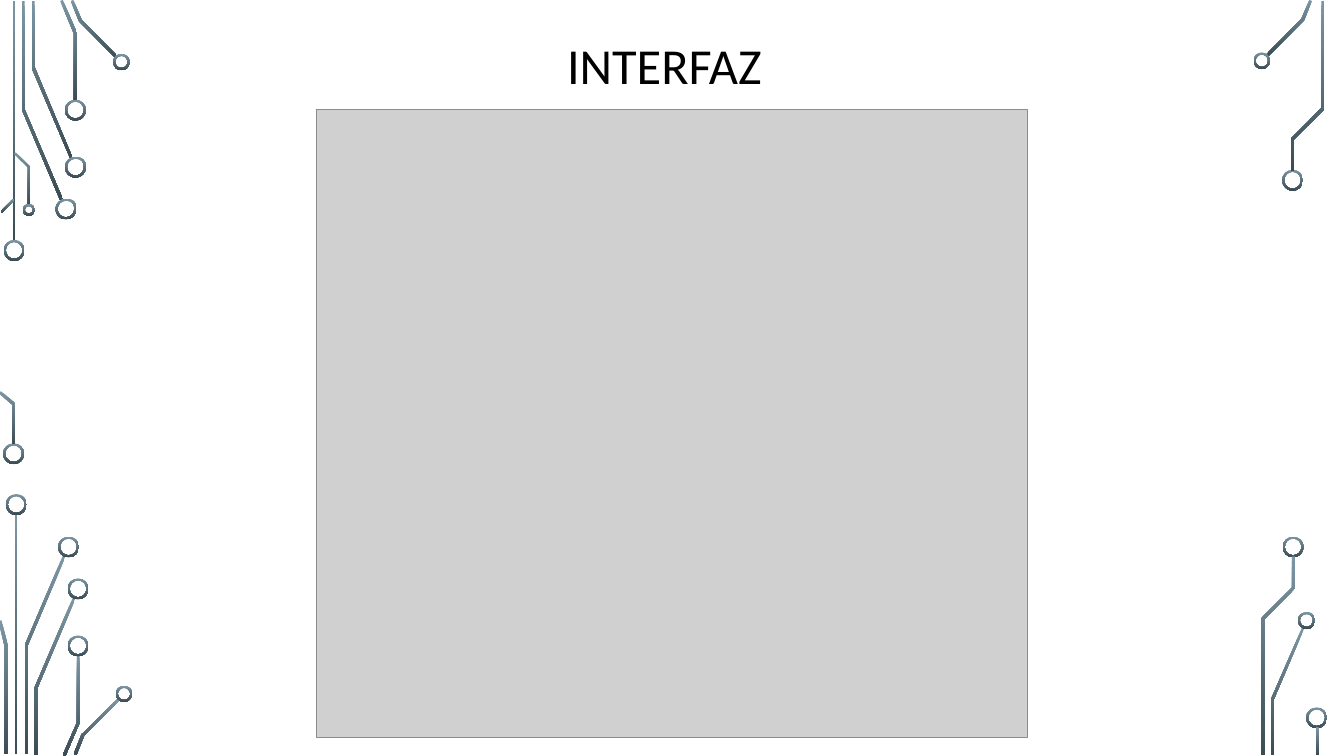
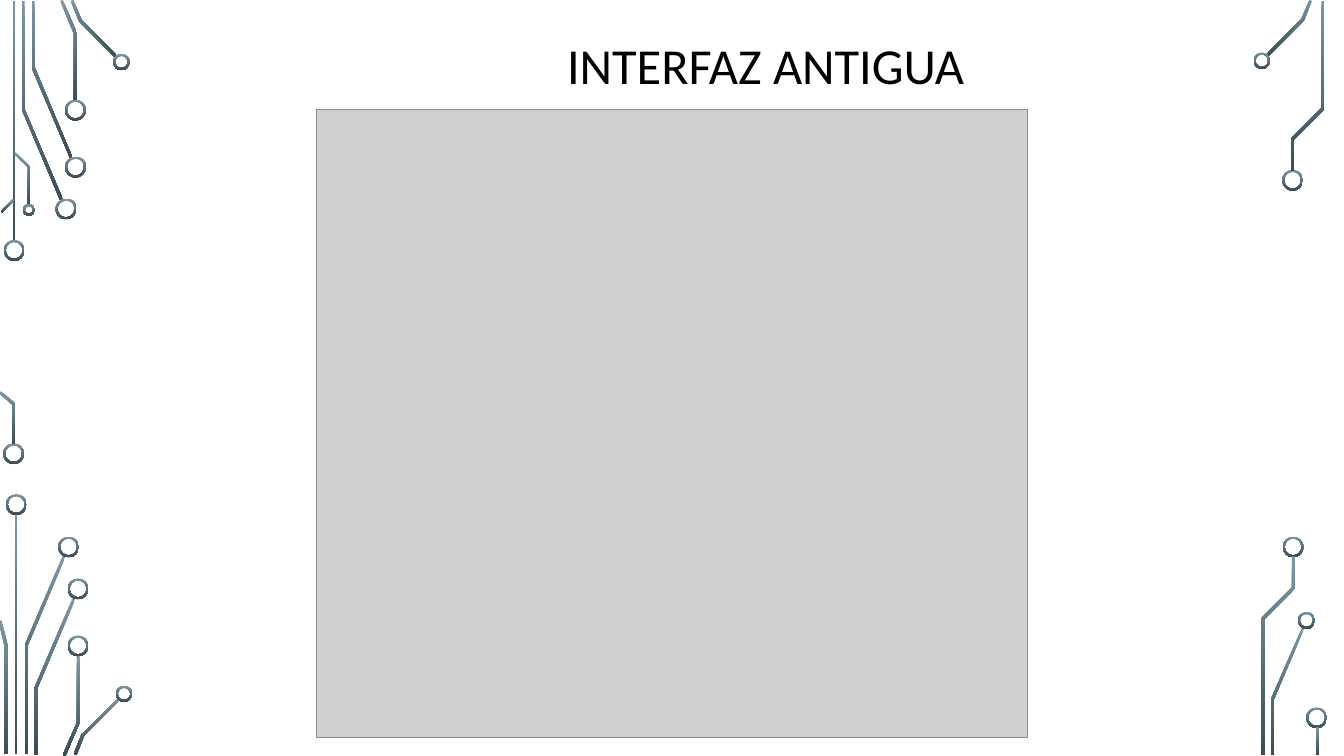
Before and after one commit to JuanEspinosa97/tis_2022_repositorio, a slide deck: slide 3 of doc/Presentación_mitad_de_curso_JuanEspinosayNachoRodriguez.pptx. Drawn at 1344x756 pixels with LibreOffice and Linux fonts; fonts in the diff are those of the drawing; grey boxes stand for pictures; background and template pictures are left out. Boxes give left, top, right and bottom in pixels: in the first picture for what was removed or moved away, otherwise in the second. Text is boxed around its words. In the diff, an @@ line names an element or a change of style, - is before the commit and + after.

Commit message:
Nuevo Flujo de interfaz y añadido presentacion

```diff
--- a/doc/Presentación_mitad_de_curso_JuanEspinosayNachoRodriguez.pptx
+++ b/doc/Presentación_mitad_de_curso_JuanEspinosayNachoRodriguez.pptx
@@ title at (x1=567, y1=51, x2=964, y2=85): text changed @@
-INTERFAZ
+INTERFAZ ANTIGUA
```
Also in this commit, not shown: 1 slide added, 6 other files.
